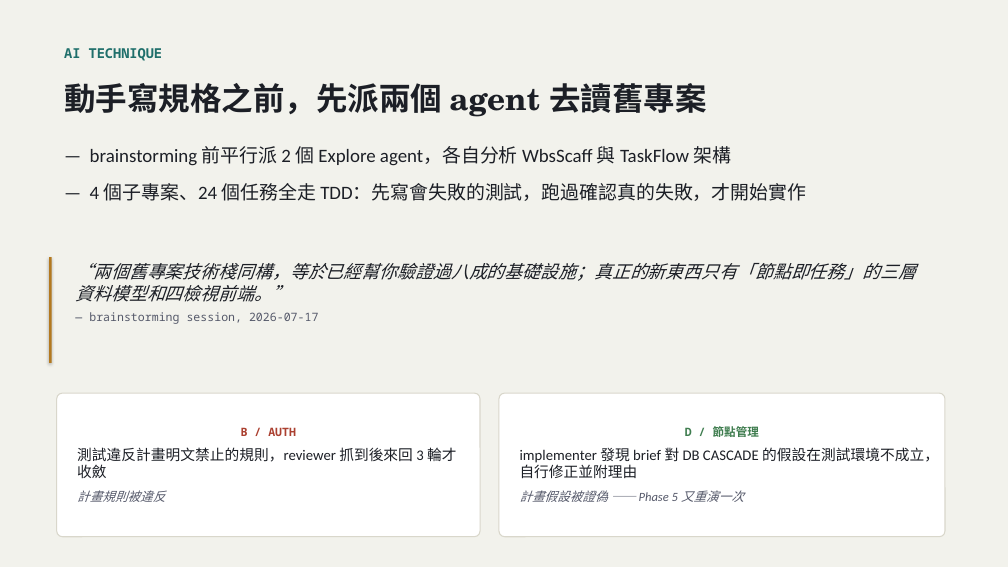
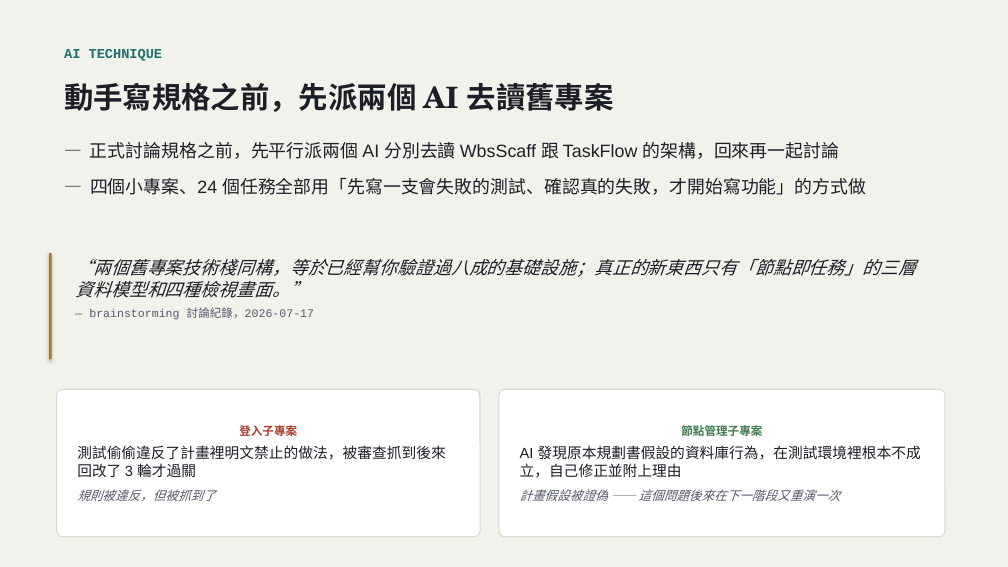
Before and after one commit to LinGaOscar/Spring-MissionBoard, a slide deck: slide 14 of docs/從HTML到SaaS_AI開發技巧回顧.pptx (slide 10 before the commit). Drawn at 1008x567 pixels with LibreOffice and Linux fonts; fonts in the diff are those of the drawing. Boxes give left, top, right and bottom in pixels: in the first picture for what was removed or moved away, otherwise in the second. Text is boxed around its words. In the diff, an @@ line names an element or a change of style, - is before the commit and + after.

```diff
--- a/docs/從HTML到SaaS_AI開發技巧回顧.pptx
+++ b/docs/從HTML到SaaS_AI開發技巧回顧.pptx
@@ text "AI TECHNIQUE" at [64,49,163,61]: font Noto Sans Mono to Courier New @@
@@ text at [64,83,614,112]: text changed; size 30 to 28 pt @@
-動手寫規格之前，先派兩個 agent 去讀舊專案
+動手寫規格之前，先派兩個 AI 去讀舊專案
@@ text at [90,142,866,195]: text changed; size 18 to 17 pt; font Calibri to Arial @@
-— brainstorming 前平行派 2 個 Explore agent，各自分析 WbsScaff 與 TaskFlow 架構
-— 4 個子專案、24 個任務全走 TDD：先寫會失敗的測試，跑過確認真的失敗，才開始實作
+— 正式討論規格之前，先平行派兩個 AI 分別去讀 WbsScaff 跟 TaskFlow 的架構，回來再一起討論
+— 四個小專案、24 個任務全部用「先寫一支會失敗的測試、確認真的失敗，才開始寫功能」的方式做
@@ rectangle: place and size @@
-rectangle at [49,257,51,363]
+rectangle at [49,253,51,359]
@@ text at [75,259,916,320]: text changed @@
-“兩個舊專案技術棧同構，等於已經幫你驗證過八成的基礎設施；真正的新東西只有「節點即任務」的三層資料模型和四檢視前端。”
-— brainstorming session, 2026-07-17
+“兩個舊專案技術棧同構，等於已經幫你驗證過八成的基礎設施；真正的新東西只有「節點即任務」的三層資料模型和四種檢視畫面。”
+— brainstorming 討論紀錄，2026-07-17
@@ rounded rectangle "登入子專案": place and size @@
-rounded rectangle "登入子專案" at [57,393,480,537]
+rounded rectangle "登入子專案" at [57,389,480,537]
@@ rounded rectangle "節點管理子專案": place and size @@
-rounded rectangle "節點管理子專案" at [499,393,945,537]
+rounded rectangle "節點管理子專案" at [499,389,945,537]
@@ text in rounded rectangle at [77,425,445,501]: text changed; font Calibri to Arial @@
-B / AUTH
-測試違反計畫明文禁止的規則，reviewer 抓到後來回 3 輪才收斂
-計畫規則被違反
+登入子專案
+測試偷偷違反了計畫裡明文禁止的做法，被審查抓到後來回改了 3 輪才過關
+規則被違反，但被抓到了
@@ text in rounded rectangle at [520,425,921,501]: text changed; font Calibri to Arial @@
-D / 節點管理
-implementer 發現 brief 對 DB CASCADE 的假設在測試環境不成立，自行修正並附理由
-計畫假設被證偽 —— Phase 5 又重演一次
+節點管理子專案
+AI 發現原本規劃書假設的資料庫行為，在測試環境裡根本不成立，自己修正並附上理由
+計畫假設被證偽 —— 這個問題後來在下一階段又重演一次
```
Also in this commit, not shown: 17 other slides changed, 10 slides added.
